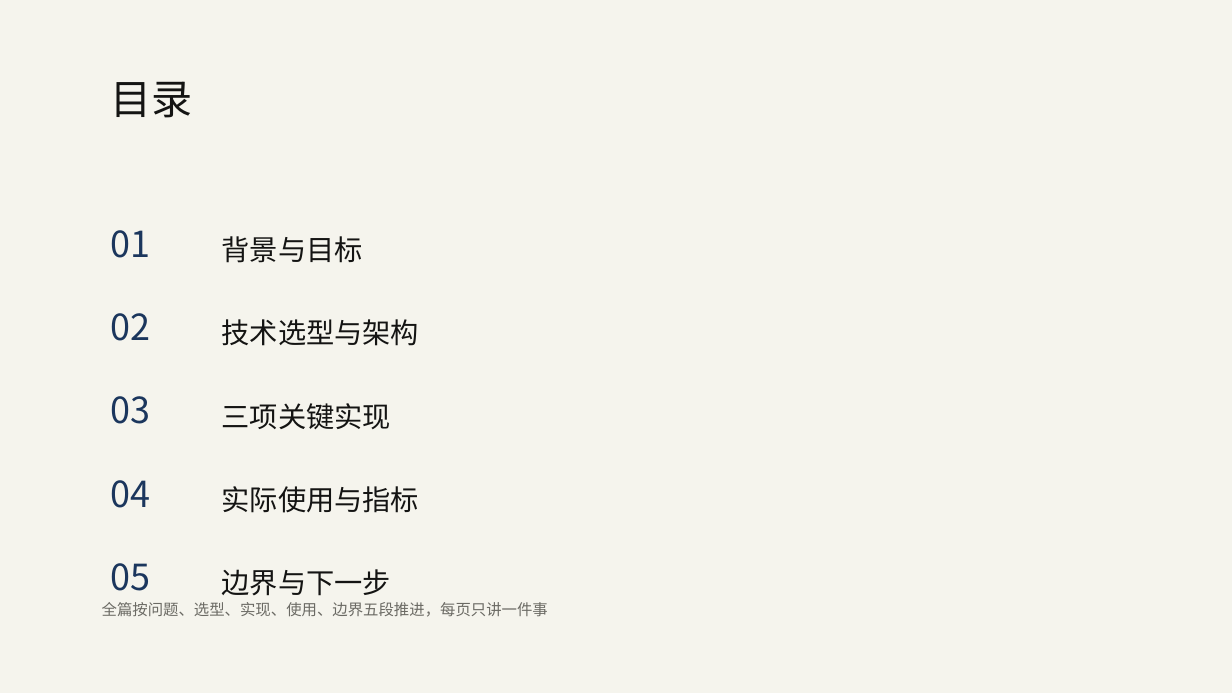
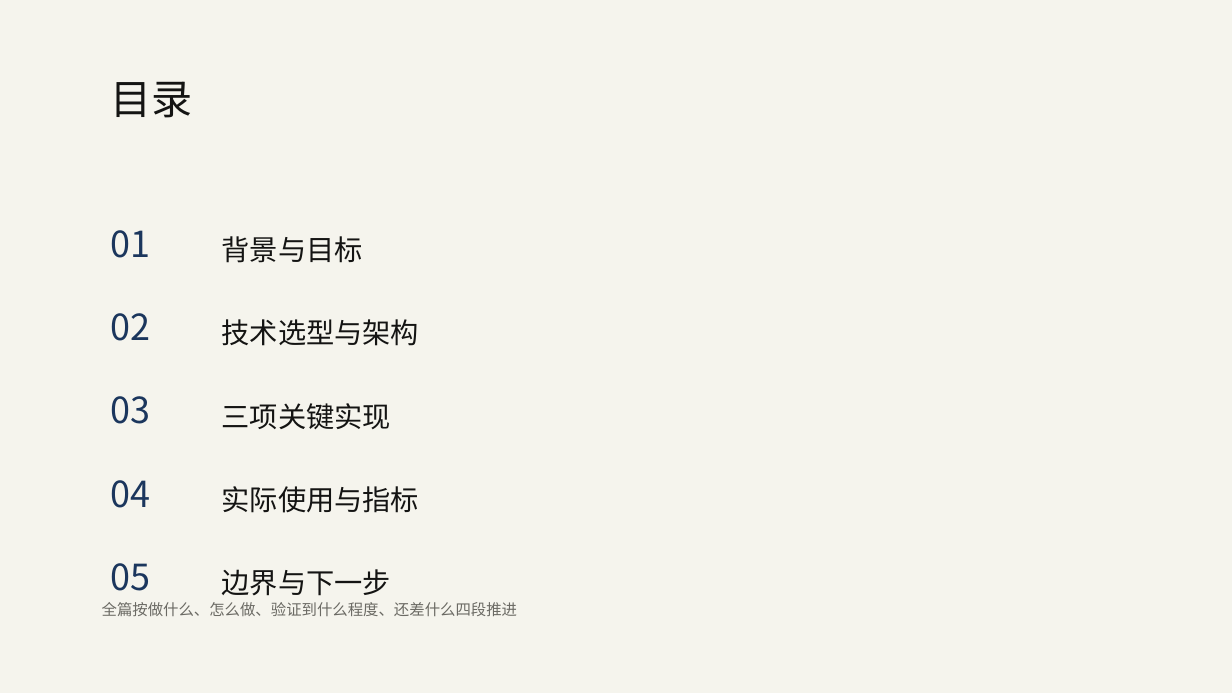
Before and after one commit to Baicaicn23/StudyGraph, a slide deck: slide 2 of docs/作品集/参赛/知迹答辩/知迹答辩.pptx. Drawn at 1232x693 pixels with LibreOffice and Linux fonts; fonts in the diff are those of the drawing. Boxes give left, top, right and bottom in pixels: in the first picture for what was removed or moved away, otherwise in the second. Text is boxed around its words. In the diff, an @@ line names an element or a change of style, - is before the commit and + after.

```diff
--- a/docs/作品集/参赛/知迹答辩/知迹答辩.pptx
+++ b/docs/作品集/参赛/知迹答辩/知迹答辩.pptx
@@ text at box(102, 602, 517, 616): text changed @@
-全篇按问题、选型、实现、使用、边界五段推进，每页只讲一件事
+全篇按做什么、怎么做、验证到什么程度、还差什么四段推进
```
Also in this commit, not shown: 2 other slides changed, 3 other files.
